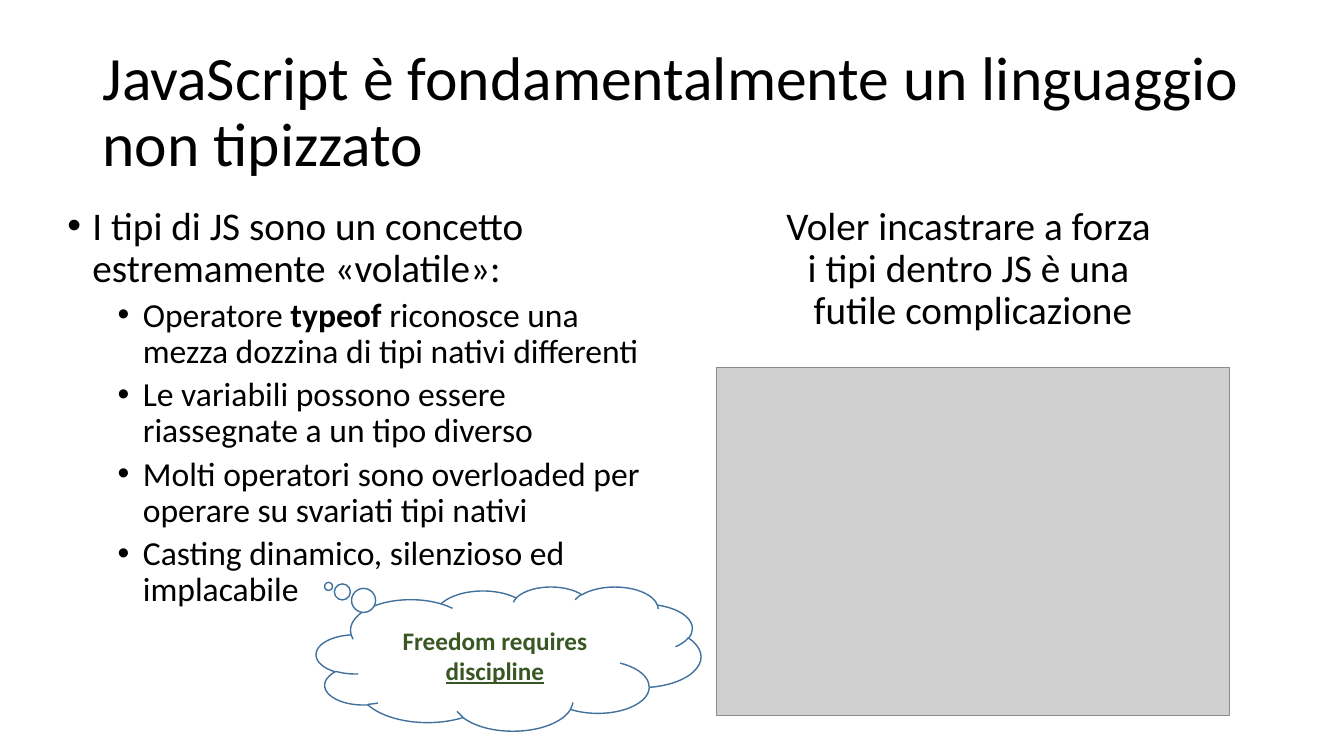
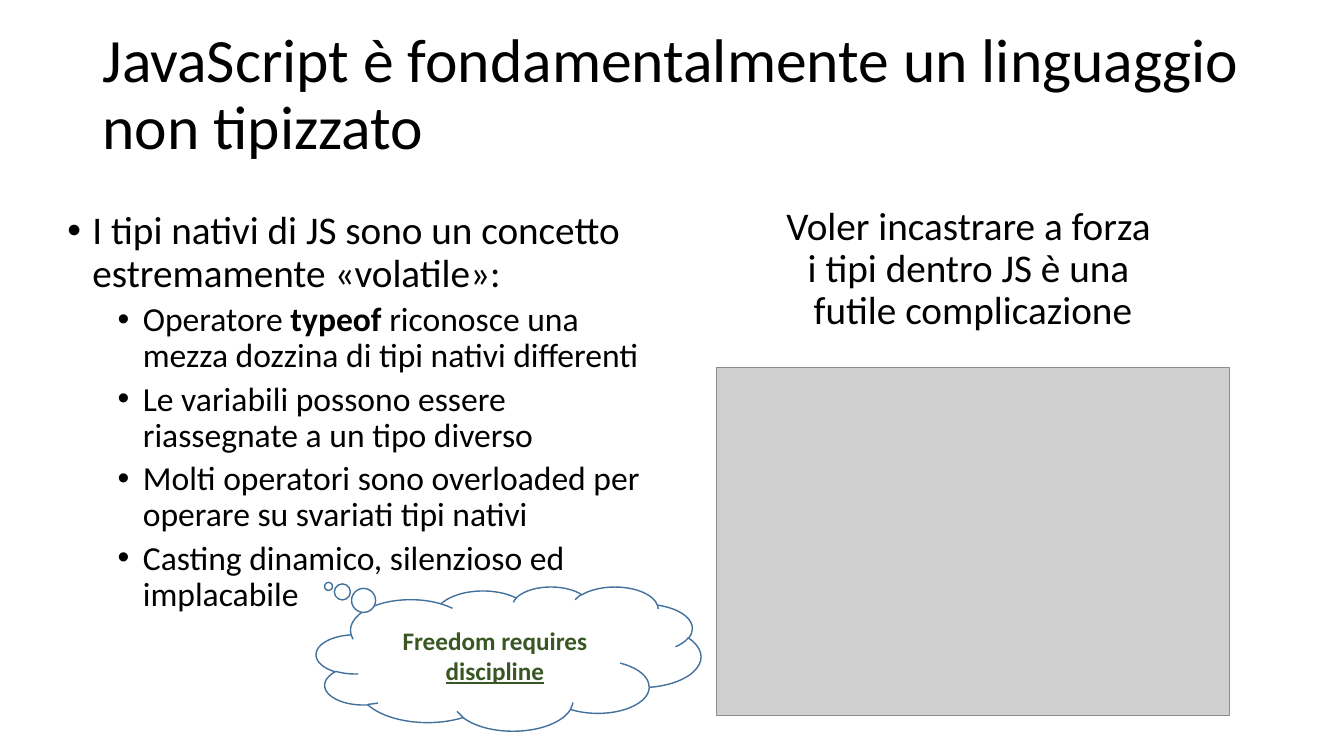
Before and after one commit to Muzietto/funzionale-alla-statale, a slide deck: slide 7 of funzionale-alla-statale.ppt (slide 5 before the commit). Drawn at 1344x756 pixels with LibreOffice and Linux fonts; fonts in the diff are those of the drawing; grey boxes stand for pictures. Boxes give left, top, right and bottom in pixels: in the first picture for what was removed or moved away, otherwise in the second. Text is boxed around its words. In the diff, an @@ line names an element or a change of style, - is before the commit and + after.

```diff
--- a/funzionale-alla-statale.ppt
+++ b/funzionale-alla-statale.ppt
@@ title "JavaScript è fondamentalmente un linguaggio ...": place and size @@
-title "JavaScript è fondamentalmente un linguaggio ..." at box(102, 57, 1238, 176)
+title "JavaScript è fondamentalmente un linguaggio ..." at box(102, 39, 1238, 159)
@@ text at box(92, 216, 619, 288): text changed @@
-• I tipi di JS sono un concetto estremamente «volatile»:
+• I tipi nativi di JS sono un concetto estremamente «volatile»:
```
Also in this commit, not shown: 7 other slides changed, 5 slides added, 14 other files.
